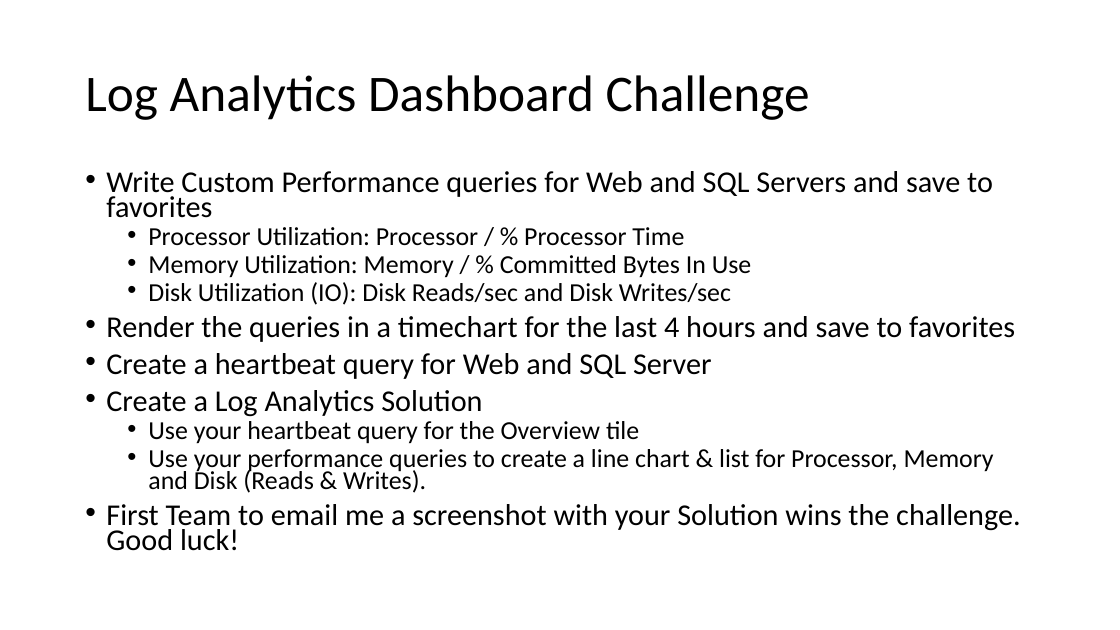
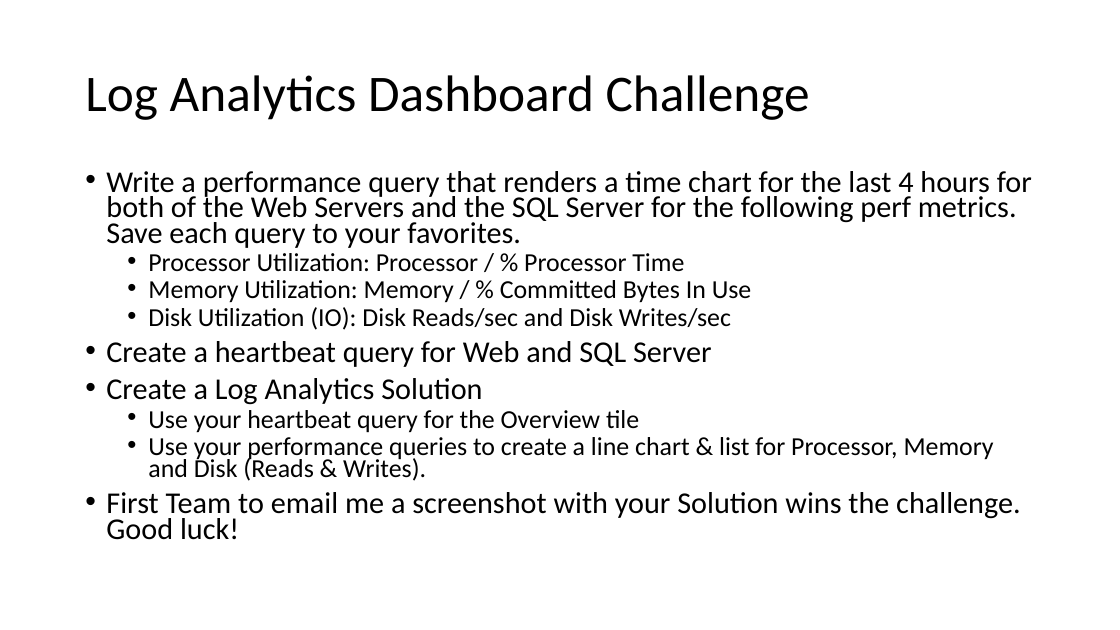
Before and after one commit to rkuehfus/AzureMonitoringHackathon, a slide deck: slide 10 of Student/Guides/Azure Monitoring Hackathon.pptx. Drawn at 1120x630 pixels with LibreOffice and Linux fonts; fonts in the diff are those of the drawing. Boxes give left, top, right and bottom in pixels: in the first picture for what was removed or moved away, otherwise in the second. Text is boxed around its words. In the diff, an @@ line names an element or a change of style, - is before the commit and + after.

```diff
--- a/Student/Guides/Azure Monitoring Hackathon.pptx
+++ b/Student/Guides/Azure Monitoring Hackathon.pptx
@@ text at (106, 171, 1032, 248): text changed @@
-• Write Custom Performance queries for Web and SQL Servers and save to favorites
+• Write a performance query that renders a time chart for the last 4 hours for both of the Web Servers and the SQL Server for the following perf metrics. Save each query to your favorites.
@@ text at (106, 316, 1015, 342): paragraph removed @@
-• Render the queries in a timechart for the last 4 hours and save to favorites
```
Also in this commit, not shown: 2 other slides changed, 4 other files.
